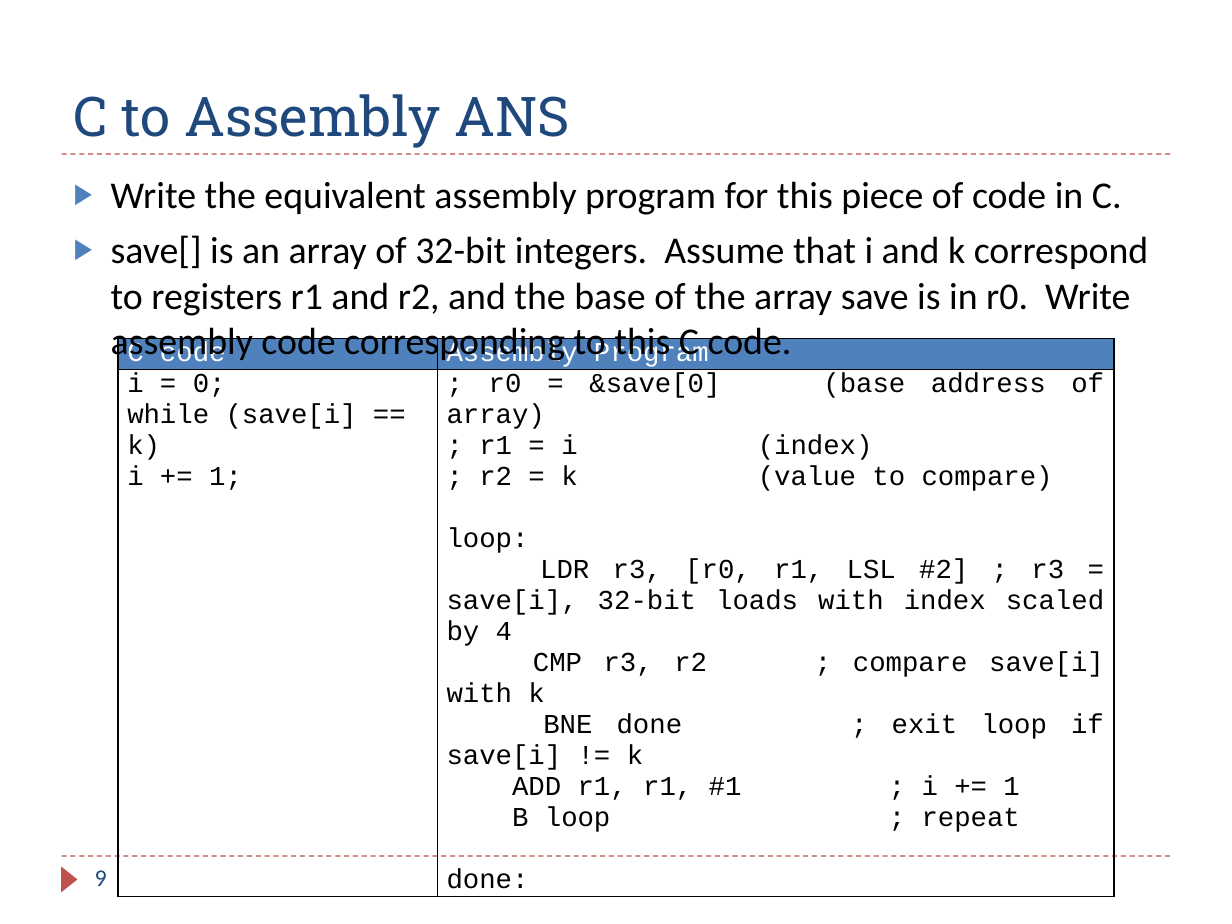
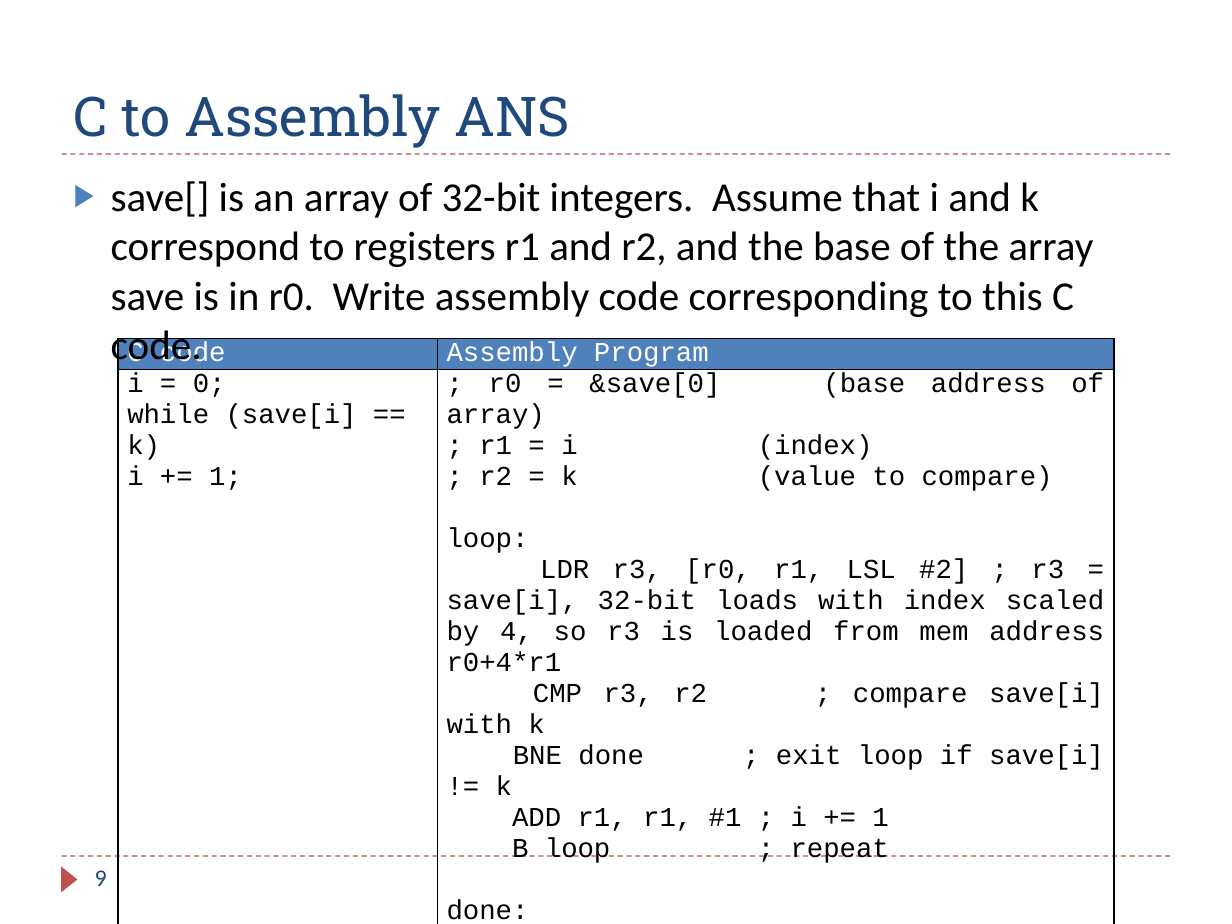
Before and after one commit to guhofstra/CSC111Fa25, a slide deck: slide 9 of PPTs/Ch6_ARM_Control_Flow_Exercises_ANS.pptx. Drawn at 1232x924 pixels with LibreOffice and Linux fonts; fonts in the diff are those of the drawing. Boxes give left, top, right and bottom in pixels: in the first picture for what was removed or moved away, otherwise in the second. Text is boxed around its words. In the diff, an @@ line names an element or a change of style, - is before the commit and + after.

```diff
--- a/PPTs/Ch6_ARM_Control_Flow_Exercises_ANS.pptx
+++ b/PPTs/Ch6_ARM_Control_Flow_Exercises_ANS.pptx
@@ text "save[] is an array of ..." at (111,181,1093,369): size 22.1 to 24.1 pt @@
@@ text at (111,181,1122,215): paragraph removed @@
-▶ Write the equivalent assembly program for this piece of code in C.
@@ table at (118,339,1114,924) @@
-row 2, column 2: ; r0 = &save[0] (base address of array) / ; r1 = i (index) / ; r2 = k (value to compare) / loop: / LDR r3, [r0, r1, LSL #2] ; r3 = save[i], 32-bit loads with index scaled by 4 / CMP r3, r2 ; compare save[i] with k / BNE done ; exit loop if save[i] != k / ADD r1, r1, #1 ; i += 1 / B loop ; repeat / done:
+row 2, column 2: ; r0 = &save[0] (base address of array) / ; r1 = i (index) / ; r2 = k (value to compare) / loop: / LDR r3, [r0, r1, LSL #2] ; r3 = save[i], 32-bit loads with index scaled by 4, so r3 is loaded from mem address r0+4*r1 / CMP r3, r2 ; compare save[i] with k / BNE done ; exit loop if save[i] != k / ADD r1, r1, #1 ; i += 1 / B loop ; repeat / done:
```
Also in this commit, not shown: 9 other slides changed, 1 slide added, 4 other files.
